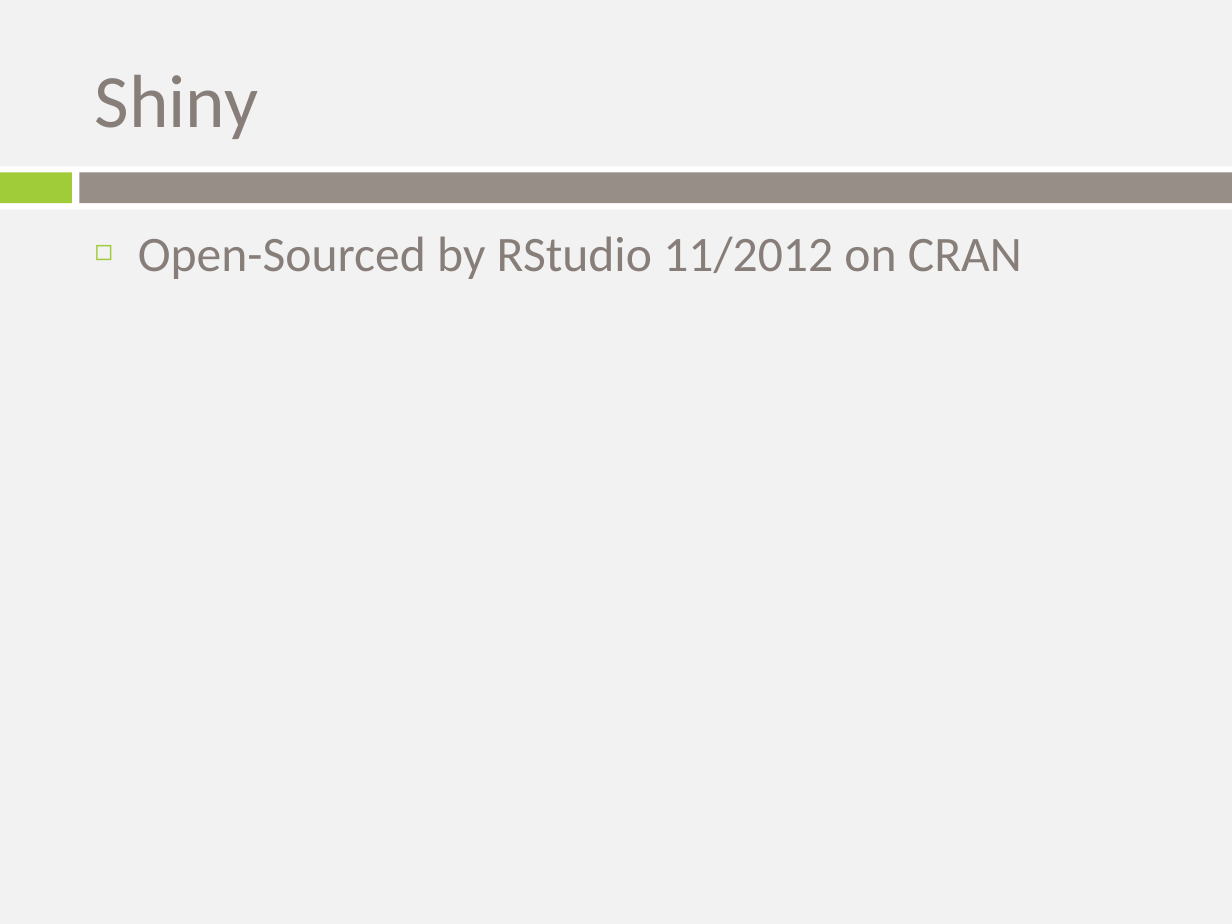
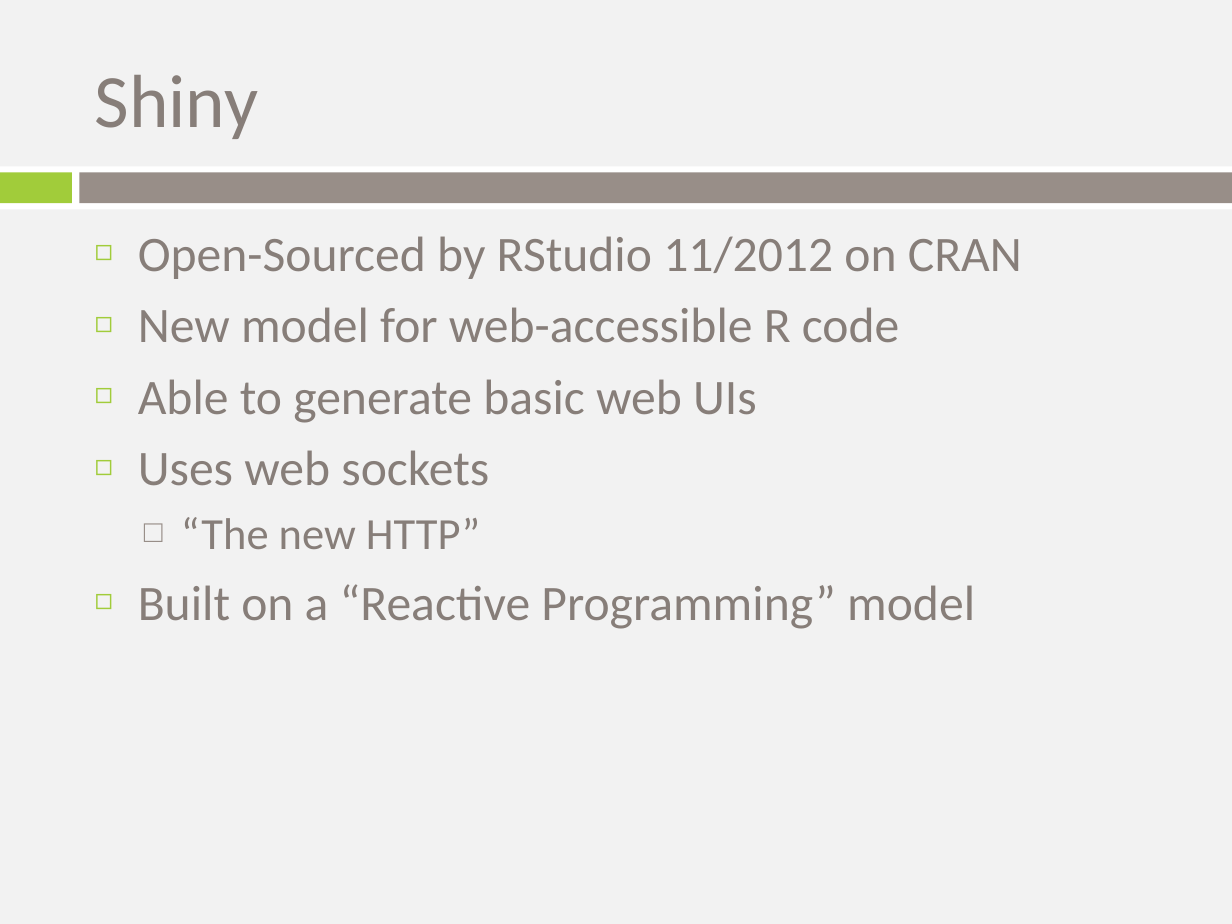
Before and after one commit to trestletech/shiny-sandbox, a slide deck: slide 5 of shiny_introduction.pptx. Drawn at 1232x924 pixels with LibreOffice and Linux fonts; fonts in the diff are those of the drawing; background and template pictures are left out. Boxes give left, top, right and bottom in pixels: in the first picture for what was removed or moved away, otherwise in the second. Text is boxed around its words. In the diff, an @@ line names an element or a change of style, - is before the commit and + after.

```diff
--- a/shiny_introduction.pptx
+++ b/shiny_introduction.pptx
@@ text at box(138, 307, 975, 629): paragraphs added @@
+◻ New model for web-accessible R code
+◻ Able to generate basic web UIs
+◻ Uses web sockets
+  □ “The new HTTP”
+◻ Built on a “Reactive Programming” model
```
Also in this commit, not shown: 1 other slide changed, 5 slides added.
